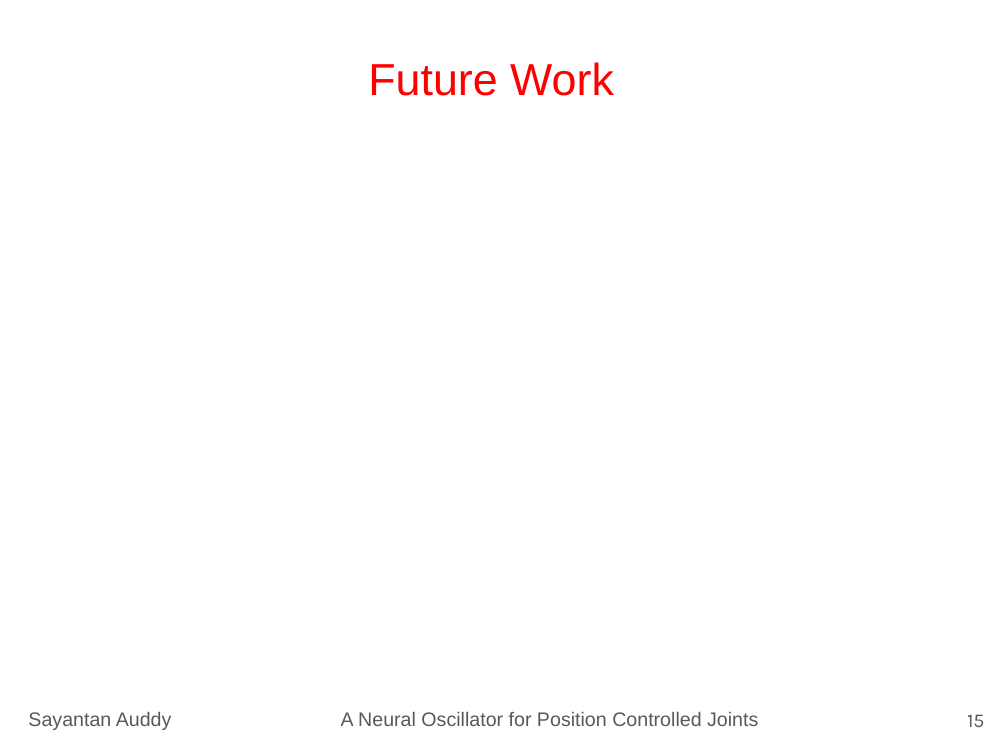
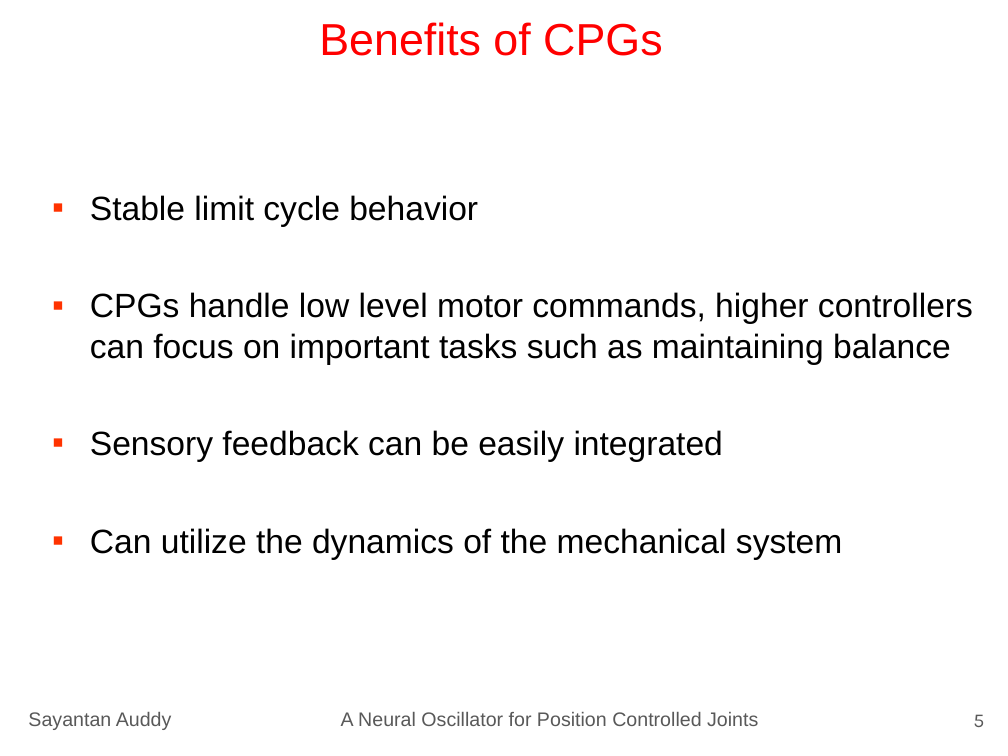
Before and after one commit to sayantanauddy/matsuoka_joint_control, a slide deck: slide 5 of presentation/Sayantan_Auddy_IS_Presentation.pptx (slide 15 before the commit). Drawn at 1008x756 pixels with LibreOffice and Linux fonts; fonts in the diff are those of the drawing. Boxes give left, top, right and bottom in pixels: in the first picture for what was removed or moved away, otherwise in the second. Text is boxed around its words. In the diff, an @@ line names an element or a change of style, - is before the commit and + after.

```diff
--- a/presentation/Sayantan_Auddy_IS_Presentation.pptx
+++ b/presentation/Sayantan_Auddy_IS_Presentation.pptx
@@ title "Benefits of CPGs" at (319,22,663,56): vertical alignment bottom to top @@
@@ title at (319,22,663,56): text changed @@
-Future Work
+Benefits of CPGs
@@ text added at (90,195,973,560), 24 pt, text #000000 @@
+▪ Stable limit cycle behavior
+▪ CPGs handle low level motor commands, higher controllers can focus on important tasks such as maintaining balance
+▪ Sensory feedback can be easily integrated
+▪ Can utilize the dynamics of the mechanical system
@@ page number at (973,714,984,727): text changed @@
-15
+5
```
Also in this commit, not shown: 12 other slides changed, 3 slides removed.
